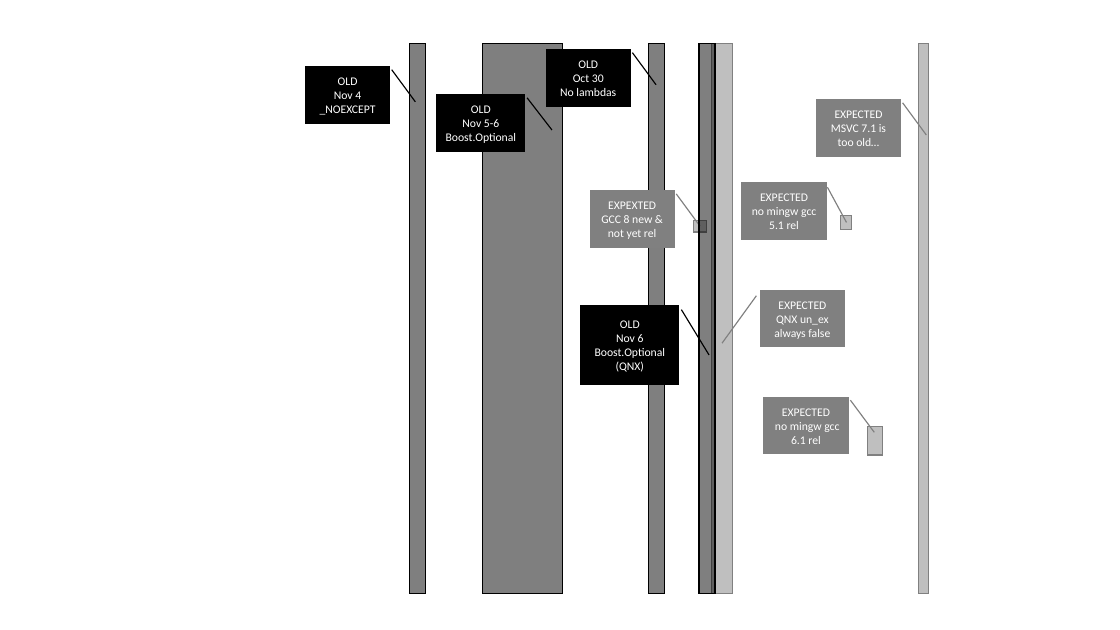
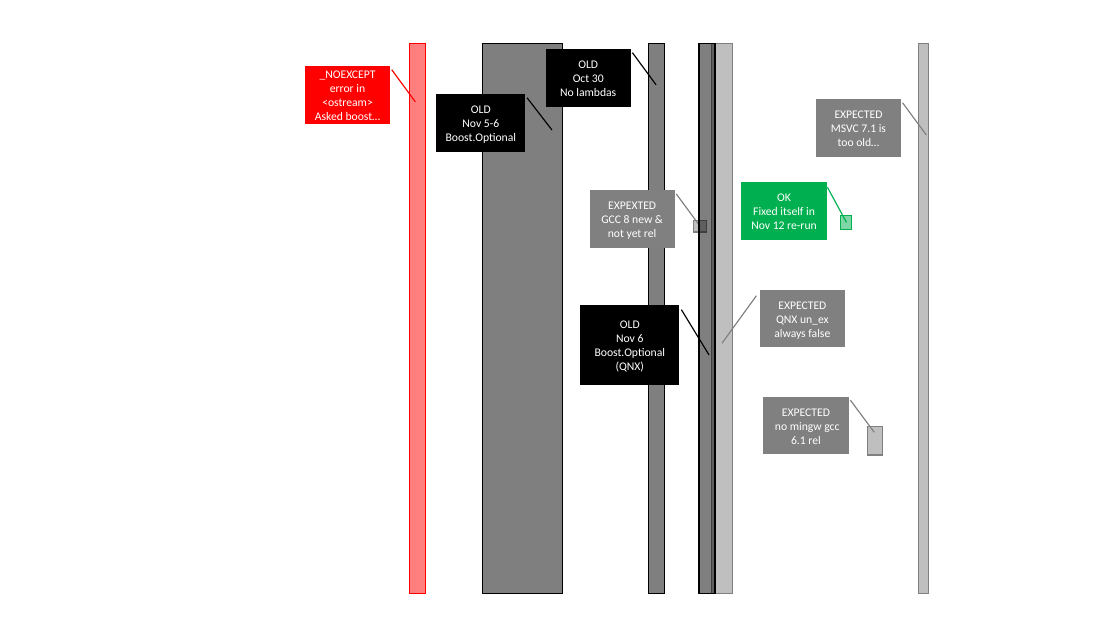
Before and after one commit to boostorg/contract, a slide deck: slide 1 of BUGS.pptx. Drawn at 1120x630 pixels with LibreOffice and Linux fonts; fonts in the diff are those of the drawing; background and template pictures are left out. Boxes give left, top, right and bottom in pixels: in the first picture for what was removed or moved away, otherwise in the second. Text is boxed around its words. In the diff, an @@ line names an element or a change of style, - is before the commit and + after.

Commit message:
removed two expected failures that actually pass (the test runs were failing just because they were too old)

```diff
--- a/BUGS.pptx
+++ b/BUGS.pptx
@@ rectangle at (x1=409, y1=44, x2=425, y2=594): fill #000000 at 50% opacity to #FF0000 at 50% opacity; outline #000000 1 pt to #FF0000 1 pt @@
@@ border callout "_NOEXCEPT error in <ostream>" at (x1=306, y1=67, x2=390, y2=124): fill #000000 to #FF0000; outline #000000 1 pt to #FF0000 1 pt @@
@@ text in border callout at (x1=315, y1=70, x2=381, y2=120): text changed @@
-OLD
-Nov 4
-_NOEXCEPT
+_NOEXCEPT error in <ostream>
+Asked boost…
@@ border callout "OK" at (x1=742, y1=183, x2=826, y2=239): fill #808080 to #00B050; outline #808080 1 pt to #00B050 1 pt @@
@@ text in border callout at (x1=751, y1=193, x2=817, y2=229): text changed @@
-EXPECTED
-no mingw gcc 5.1 rel
+OK
+Fixed itself in Nov 12 re-run
@@ rectangle at (x1=841, y1=216, x2=851, y2=230): fill #808080 at 50% opacity to #00B050 at 50% opacity; outline #808080 1 pt to #00B050 1 pt @@
```
Also in this commit, not shown: 2 other files.
